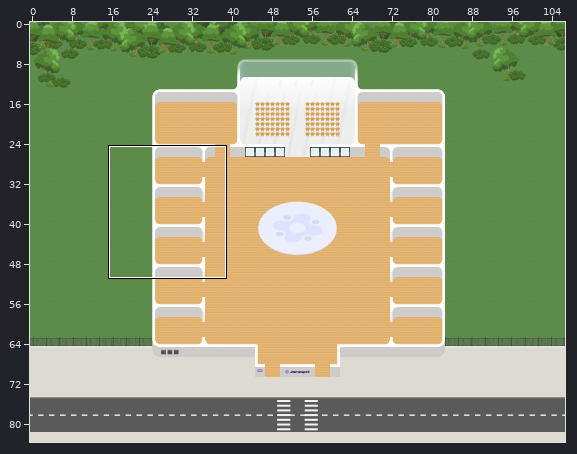
Tiled map (JSON), stored at 2026-new-Jland/new-jland-2026.tmj. Above, an overview of the earlier version with the close-up marked.
Close-up. Earlier state:
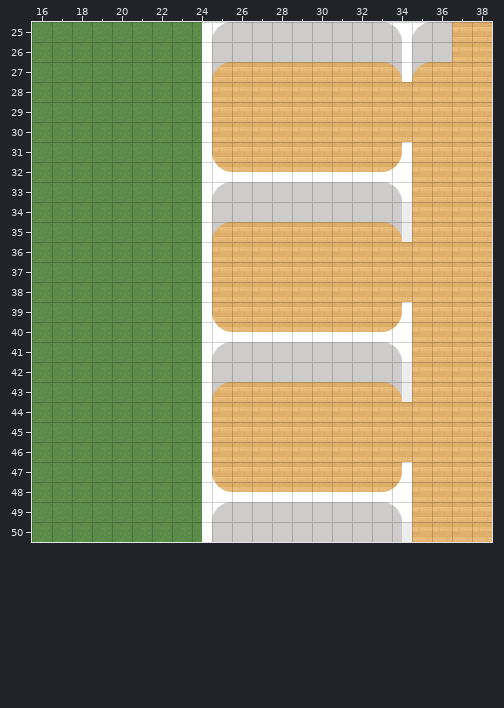
Cells are 32x32 px. Shown: x 16..38, y 25..50. The commit also changed other parts of the map, which this record leaves out.
The same view after the edit:
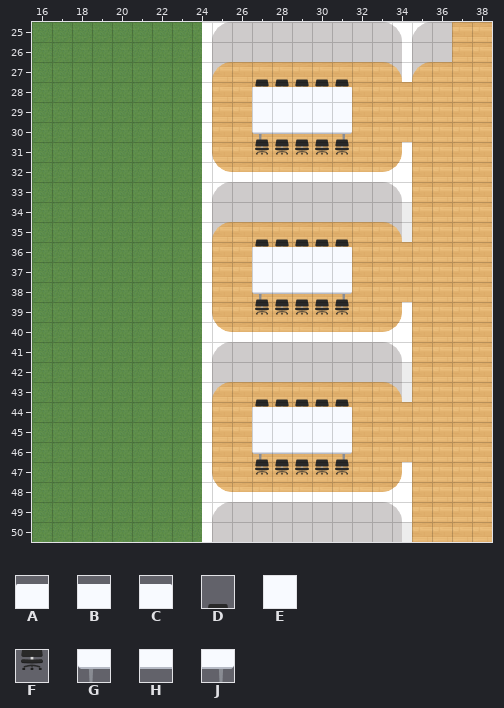
Key: from "Misc": A 0, B 1, C 4, D 5, E 40, F 45, G 80, H 81, J 84.
_ is an empty cell, . an unchanged one.
Tiles of an added or newly shown layer are drawn over the layers below it.
Edits made:
--- layer "Misc Down" (added)
@@ x 27..31 @@
-27 _____
-28 _____
+27 DDDDD
+28 FFFFF
@@ x 27..31 @@
-30 _____
+30 GHHHJ
@@ x 27..31 @@
-35 _____
-36 _____
+35 DDDDD
+36 FFFFF
@@ x 27..31 @@
-38 _____
+38 GHHHJ
@@ x 27..31 @@
-43 _____
-44 _____
+43 DDDDD
+44 FFFFF
@@ x 27..31 @@
-46 _____
+46 GHHHJ
--- layer "Misc up" (added)
@@ x 27..31 @@
-28 _____
-29 _____
-30 _____
-31 _____
+28 ABBBC
+29 EEEEE
+30 DDDDD
+31 FFFFF
@@ x 27..31 @@
-36 _____
-37 _____
-38 _____
-39 _____
+36 ABBBC
+37 EEEEE
+38 DDDDD
+39 FFFFF
@@ x 27..31 @@
-44 _____
-45 _____
-46 _____
-47 _____
+44 ABBBC
+45 EEEEE
+46 DDDDD
+47 FFFFF
Changed places in both close-ups, as pixel boxes (x1, y1, x2, y2):
added: (252, 79, 352, 155)
added: (252, 239, 352, 315)
added: (252, 399, 352, 475)
